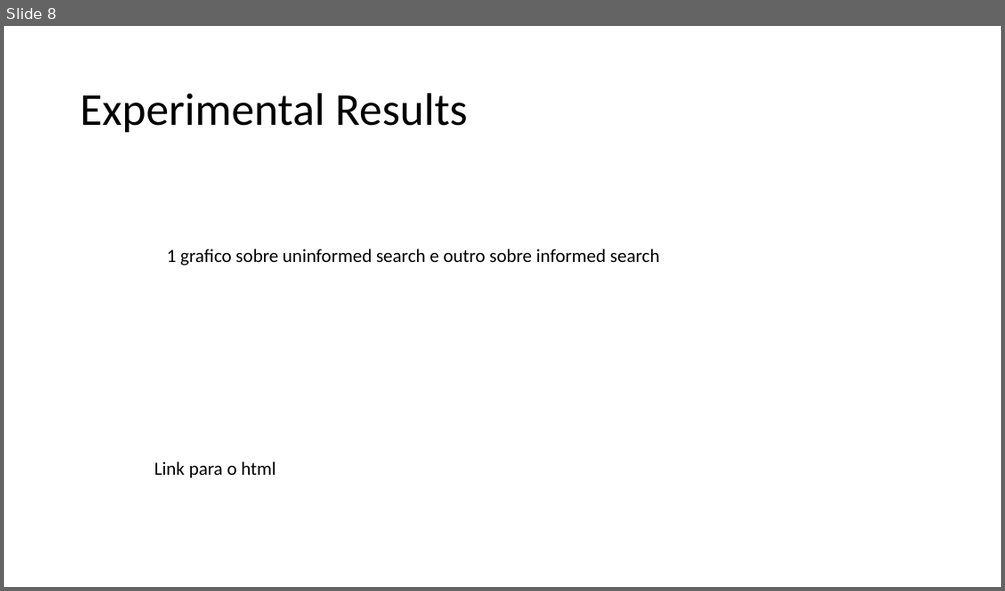
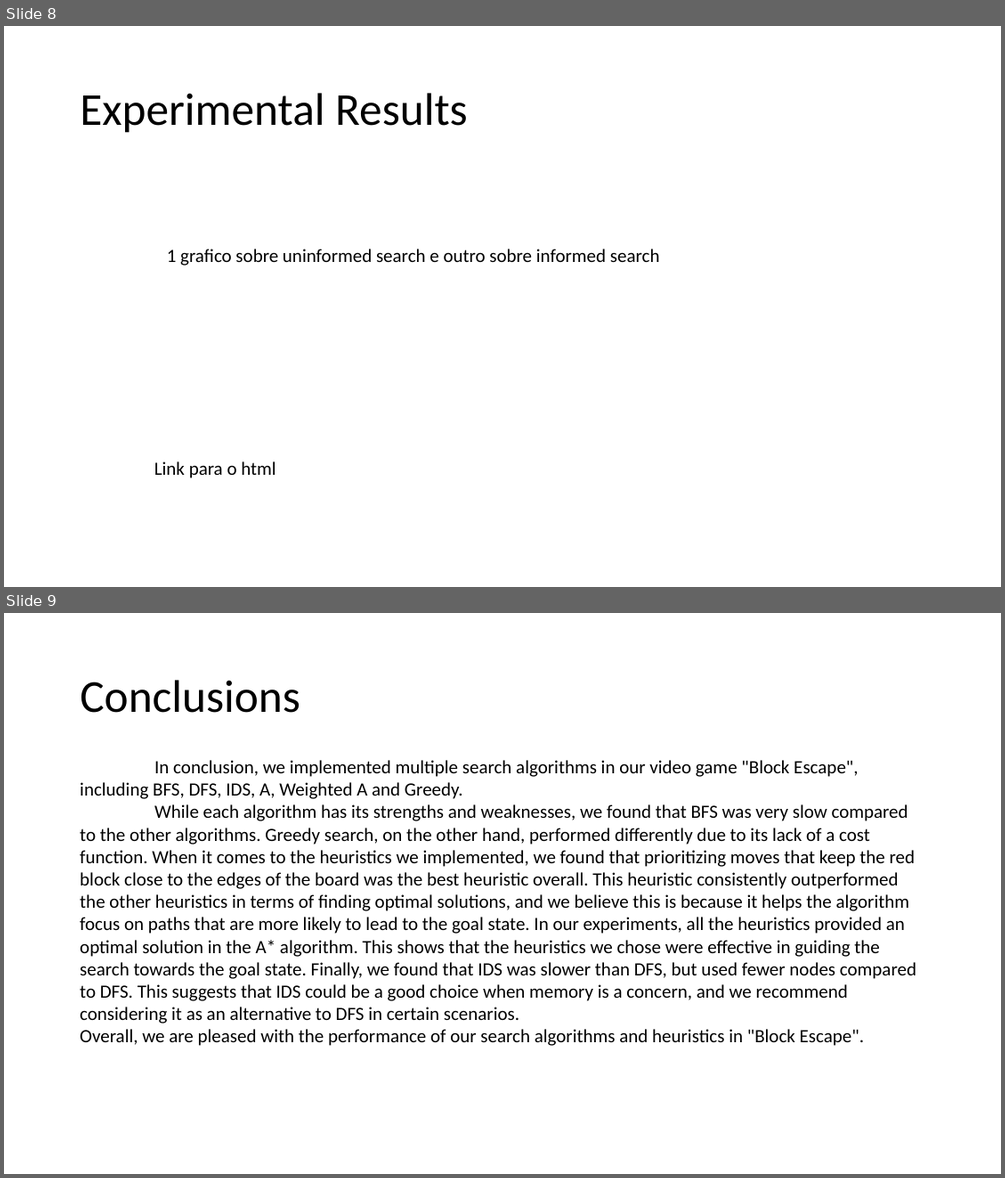
Before and after one commit to afs202005277/PuzzleSolverAI, a slide deck: Block Escape.pptx. Shown one above the other, each under a label of ours: slide 8 before the commit, slides 8 and 9 after it. The pictures are 1005x591 and 1005x1178 pixels, drawn with LibreOffice and Linux fonts; fonts in the diff are those of the drawing. Boxes give left, top, right and bottom in pixels: in the first picture for what was removed or moved away, otherwise in the second. Text is boxed around its words. In the diff, an @@ line names an element or a change of style, - is before the commit and + after.

```diff
--- a/Block Escape.pptx
+++ b/Block Escape.pptx
@@ slide 9 added at bbox=[4, 613, 1001, 1174], background #FFFFFF @@
@@ title added at bbox=[80, 680, 300, 713], 44 pt, text #000000 @@
+Conclusions
@@ text added at bbox=[80, 760, 916, 1046], 18 pt, text #000000 @@
+In conclusion, we implemented multiple search algorithms in our video game "Block Escape", including BFS, DFS, IDS, A, Weighted A and Greedy.
+While each algorithm has its strengths and weaknesses, we found that BFS was very slow compared to the other algorithms. Greedy search, on the other hand, performed differently due to its lack of a cost function. When it comes to the heuristics we implemented, we found that prioritizing moves that keep the red block close to the edges of the board was the best heuristic overall. This heuristic consistently outperformed the other heuristics in terms of finding optimal solutions, and we believe this is because it helps the algorithm focus on paths that are more likely to lead to the goal state. In our experiments, all the heuristics provided an optimal solution in the A* algorithm. This shows that the heuristics we chose were effective in guiding the search towards the goal state. Finally, we found that IDS was slower than DFS, but used fewer nodes compared to DFS. This suggests that IDS could be a good choice when memory is a concern, and we recommend considering it as an alternative to DFS in certain scenarios.
+Overall, we are pleased with the performance of our search algorithms and heuristics in "Block Escape".
```
Also in this commit, not shown: 1 slide changed, 1 slide removed, 6 other files.
